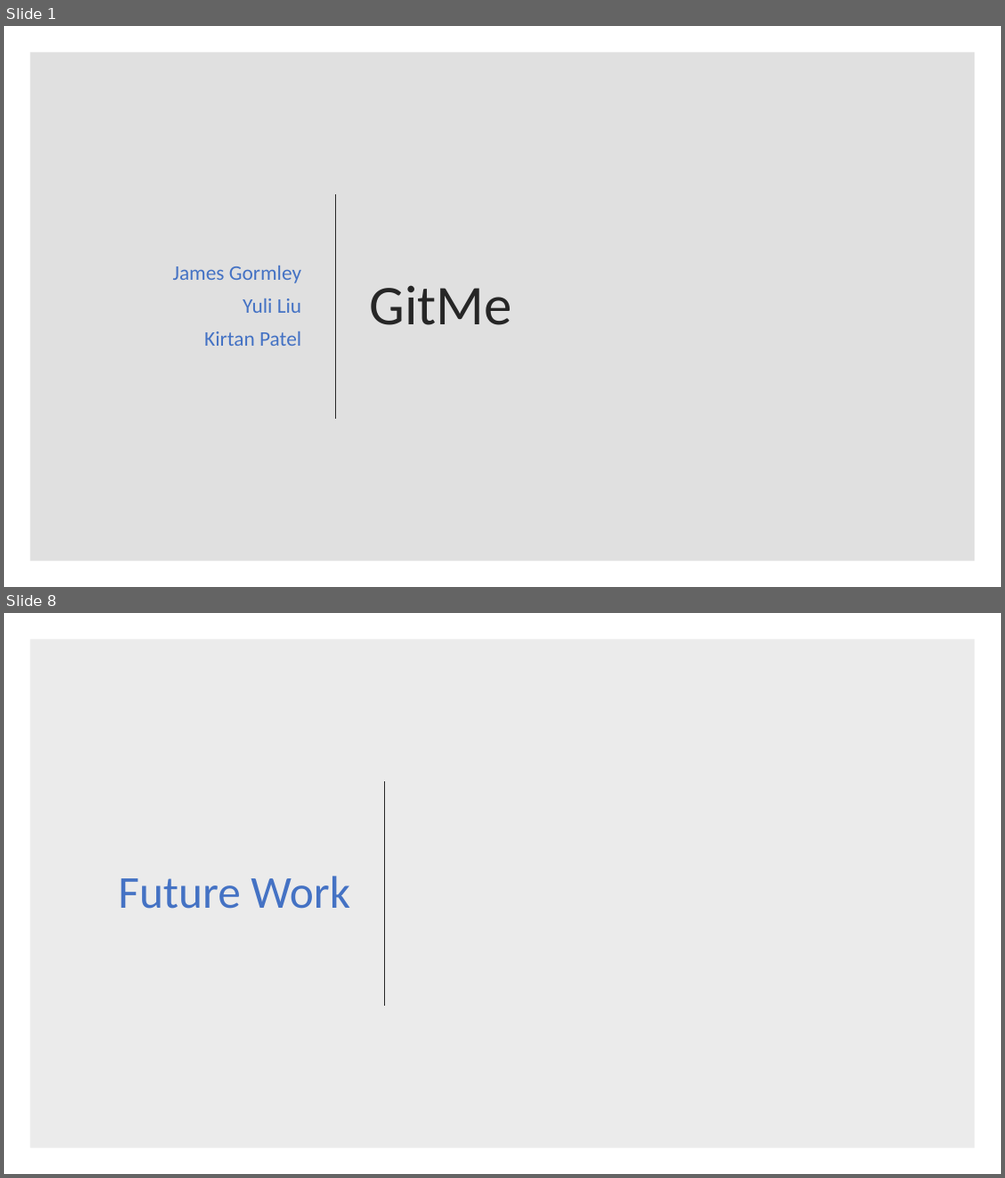
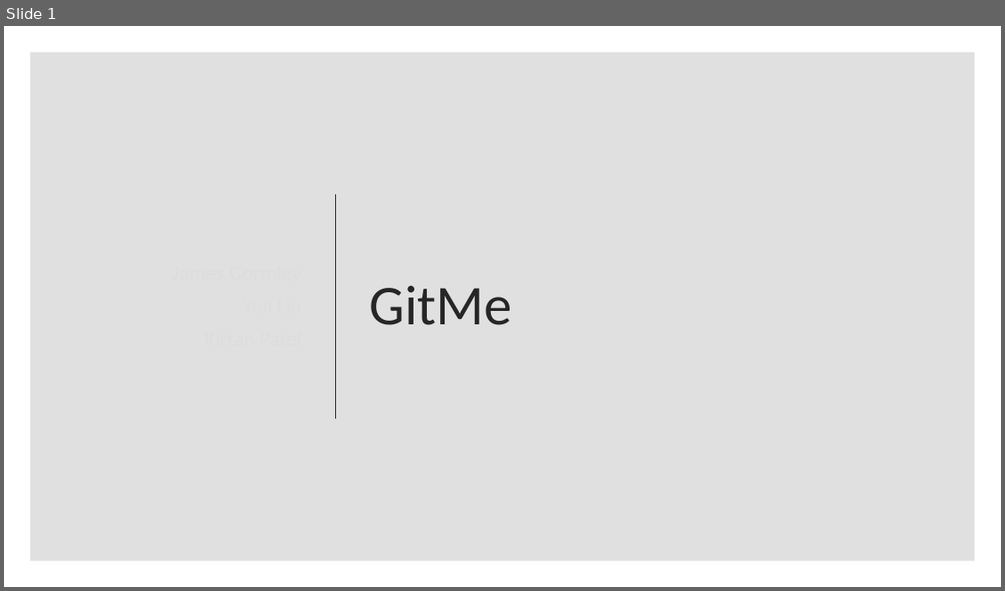
Before and after one commit to Yuliy97/GitMe, a slide deck: Gitme.pptx. Shown one above the other, each under a label of ours: slides 1 and 8 before the commit, slide 1 after it; the slides between them are not shown. The pictures are 1005x1178 and 1005x591 pixels, drawn with LibreOffice and Linux fonts; fonts in the diff are those of the drawing. Boxes give left, top, right and bottom in pixels: in the first picture for what was removed or moved away, otherwise in the second. Text is boxed around its words. In the diff, an @@ line names an element or a change of style, - is before the commit and + after.

```diff
--- a/Gitme.pptx
+++ b/Gitme.pptx
@@ slide 8 removed at <box>4,613,1001,1174</box>, background #FFFFFF @@
@@ rectangle removed at <box>30,639,975,1148</box> @@
@@ line removed from (385, 781) to (385, 1005) @@
@@ title removed at <box>118,876,350,908</box> @@
-Future Work
@@ slide 1 changed as well @@
@@ subtitle removed at <box>173,265,301,346</box> @@
-James Gormley
-Yuli Liu
-Kirtan Patel
```
Also in this commit, not shown: 10 slides added, 6 other slides removed.
